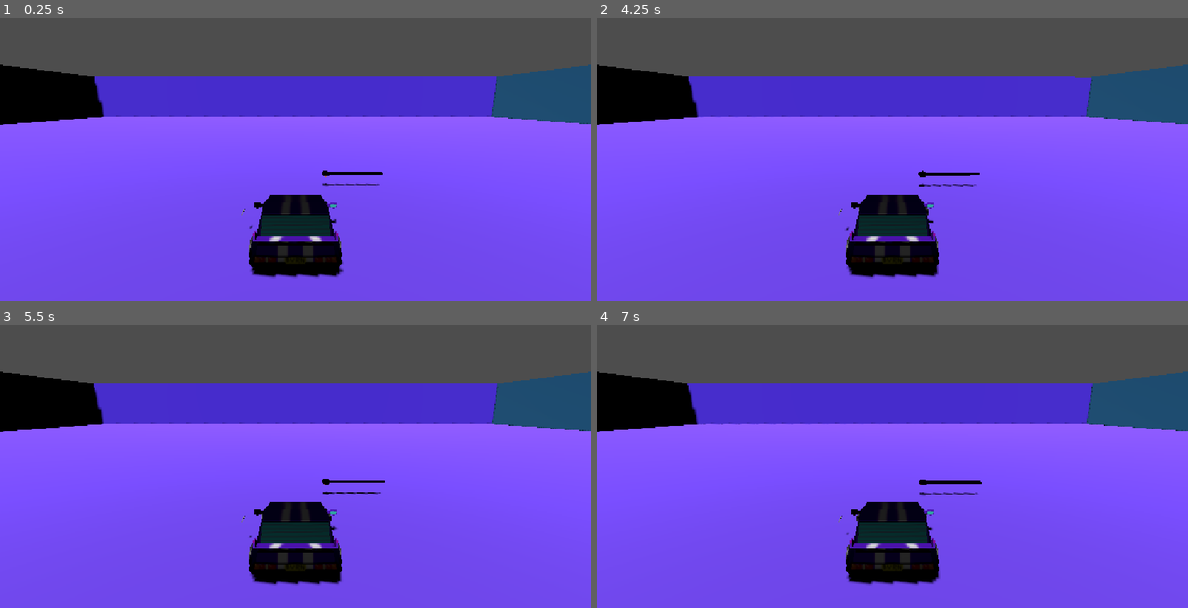
Above: before the commit, frames 1-4 (two rows, left to right).
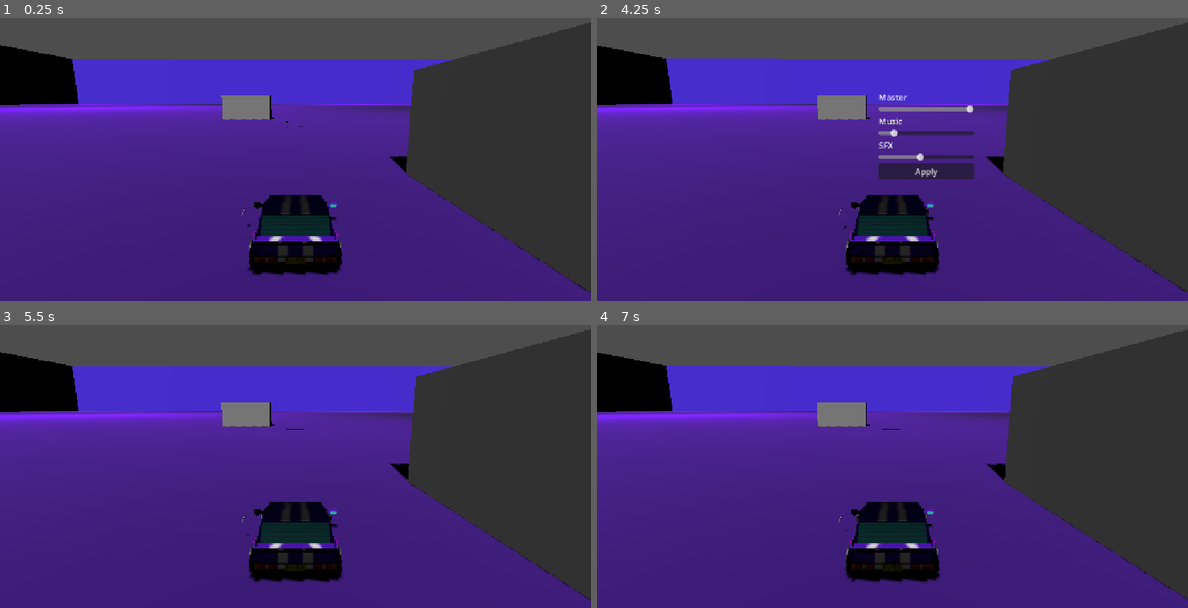
Above: after the commit, the same moments.

Repository: alchengan/cig-lighter
Game: Godot game, scene res://levels/minh_tests.tscn
Same seed, same stepped clock (60 frames per second), same inputs: the game is played once before the commit and once after it. Before the commit the project starts from res://levels/match_test.tscn.
Inputs (mouse positions are in pixels of both pictures, inside the frame that each line leads up to):
- Up to frame 1 (0.25 s): no input
- Up to frame 2 (4.25 s): tap Enter at 0.5, 2, 3.5 s; hold D (turn_right) 0.53-1.28 s; tap Space (drift) at 0.6, 1.25, 2.1, 2.75, 3.6 s; hold , (brake) 1.28-2.03 s; tap . (gas) at 1.35, 2.85 s; hold D (turn_right) 2.03-3.53 s; hold A (turn_left) from 3.53 s (still down); tap Escape (pause_menu, bound only after the commit) at 4.15 s
- Up to frame 3 (5.5 s): release A (turn_left) at 4.25 s; click (330, 477) at 4.25 s, where only the run after the commit has a clickable "Apply"; tap Space (drift) at 5 s; hold A (turn_left) from 5.03 s (still down); tap . (gas) at 5.1 s
- Up to frame 4 (7 s): release A (turn_left) at 5.78 s; hold , (brake) 5.78-6.53 s; tap Space (drift) at 5.85 s; hold D (turn_right) from 6.53 s (still down); tap . (gas) at 6.6 s

The runs differ from the first frame. In frame 1, 77% of the frame differs, in the area x 0-100%, y 1-100%; in frame 2, 77%; in frame 3, 77%; in frame 4, 77%.

Commit message:
audio menu and music

Diff:
--- /dev/null
+++ b/default_bus_layout.tres
@@ -0,0 +1,15 @@
+[gd_resource type="AudioBusLayout" format=3 uid="uid://b6y7amwyg0qny"]
+
+[resource]
+bus/1/name = &"Music"
+bus/1/solo = false
+bus/1/mute = false
+bus/1/bypass_fx = false
+bus/1/volume_db = -17.664513
+bus/1/send = &"Master"
+bus/2/name = &"Sfx"
+bus/2/solo = false
+bus/2/mute = false
+bus/2/bypass_fx = false
+bus/2/volume_db = -7.268511
+bus/2/send = &"Master"
--- /dev/null
+++ b/levels/minh_tests.tscn
@@ -0,0 +1,207 @@
+[gd_scene format=3 uid="uid://dc1c1v4plynsb"]
+
+[ext_resource type="PackedScene" uid="uid://bon0bkbwo01g5" path="res://objects/car/car.tscn" id="1_rpakr"]
+[ext_resource type="PackedScene" uid="uid://ck1bugsg77tfu" path="res://objects/match/match.tscn" id="2_ngkyx"]
+[ext_resource type="PackedScene" uid="uid://bcv4nmss65xkl" path="res://objects/AudioManager/AudioManager.tscn" id="3_biqry"]
+[ext_resource type="PackedScene" uid="uid://bjdr0nookbep3" path="res://objects/UI/OptionsMenu.tscn" id="4_agfwj"]
+
+[sub_resource type="PlaceholderTexture2D" id="PlaceholderTexture2D_11b2j"]
+
+[sub_resource type="StandardMaterial3D" id="StandardMaterial3D_7dm0k"]
+albedo_color = Color(0.4627451, 0.2784314, 1, 1)
+albedo_texture = SubResource("PlaceholderTexture2D_11b2j")
+
+[sub_resource type="PlaneMesh" id="PlaneMesh_galnl"]
+
+[sub_resource type="BoxMesh" id="BoxMesh_fhr6u"]
+
+[sub_resource type="StandardMaterial3D" id="StandardMaterial3D_ic460"]
+albedo_color = Color(0.33333334, 0.19215687, 1, 1)
+
+[sub_resource type="BoxShape3D" id="BoxShape3D_o66vy"]
+size = Vector3(100, 10, 1)
+
+[sub_resource type="StandardMaterial3D" id="StandardMaterial3D_3ojeb"]
+albedo_color = Color(0.18431373, 0.101960786, 1, 1)
+
+[sub_resource type="StandardMaterial3D" id="StandardMaterial3D_t4vij"]
+albedo_color = Color(0.7921569, 0.12156863, 1, 1)
+
+[sub_resource type="StandardMaterial3D" id="StandardMaterial3D_11b2j"]
+albedo_color = Color(0.2901961, 0.69411767, 1, 1)
+
+[sub_resource type="BoxMesh" id="BoxMesh_o66vy"]
+size = Vector3(0.25, 0.5, 1)
+
+[sub_resource type="BoxShape3D" id="BoxShape3D_ic460"]
+size = Vector3(0.25, 0.5, 1)
+
+[node name="Main" type="Node3D" unique_id=2064073299]
+
+[node name="DirectionalLight3D" type="DirectionalLight3D" parent="." unique_id=1324630724]
+transform = Transform3D(-0.9851093, -0.13802767, 0.10250839, 0, 0.59622484, 0.80281746, -0.17192908, 0.790863, -0.5873467, 0, 0, 0)
+shadow_enabled = true
+
+[node name="WallsFloor" type="Node3D" parent="." unique_id=1575137693]
+transform = Transform3D(10, 0, 0, 0, 10, 0, 0, 0, 10, 0, 0, 0)
+
+[node name="Floor" type="Node3D" parent="WallsFloor" unique_id=304250979]
+transform = Transform3D(50, 0, 0, 0, 50, 0, 0, 0, 50, 0, 0, 0)
+
+[node name="MeshInstance3D" type="MeshInstance3D" parent="WallsFloor/Floor" unique_id=333834283]
+material_override = SubResource("StandardMaterial3D_7dm0k")
+mesh = SubResource("PlaneMesh_galnl")
+
+[node name="Wall" type="StaticBody3D" parent="WallsFloor" unique_id=2008469633]
+transform = Transform3D(1, 0, 0, 0, 1, 0, 0, 0, 1, 0, 5, 50.5)
+
+[node name="MeshInstance3D" type="MeshInstance3D" parent="WallsFloor/Wall" unique_id=403641282]
+transform = Transform3D(100, 0, 0, 0, 10, 0, 0, 0, 1, 0, 0, 0)
+mesh = SubResource("BoxMesh_fhr6u")
+surface_material_override/0 = SubResource("StandardMaterial3D_ic460")
+
+[node name="CollisionShape3D" type="CollisionShape3D" parent="WallsFloor/Wall" unique_id=1807400043]
+shape = SubResource("BoxShape3D_o66vy")
+
+[node name="Wall2" type="StaticBody3D" parent="WallsFloor" unique_id=235178886]
+transform = Transform3D(1, 0, 0, 0, 1, 0, 0, 0, 1, 0, 5, -50.5)
+
+[node name="MeshInstance3D" type="MeshInstance3D" parent="WallsFloor/Wall2" unique_id=269701346]
+transform = Transform3D(100, 0, 0, 0, 10, 0, 0, 0, 1, 0, 0, 0)
+mesh = SubResource("BoxMesh_fhr6u")
+surface_material_override/0 = SubResource("StandardMaterial3D_3ojeb")
+
+[node name="CollisionShape3D" type="CollisionShape3D" parent="WallsFloor/Wall2" unique_id=317204108]
+shape = SubResource("BoxShape3D_o66vy")
+
+[node name="Wall3" type="StaticBody3D" parent="WallsFloor" unique_id=337219085]
+transform = Transform3D(-4.371139e-08, 0, -1, 0, 1, 0, 1, 0, -4.371139e-08, 50.5, 5, 0)
+
+[node name="MeshInstance3D" type="MeshInstance3D" parent="WallsFloor/Wall3" unique_id=1451026025]
+transform = Transform3D(100, 0, 0, 0, 10, 0, 0, 0, 1, 0, 0, 0)
+mesh = SubResource("BoxMesh_fhr6u")
+surface_material_override/0 = SubResource("StandardMaterial3D_t4vij")
+
+[node name="CollisionShape3D" type="CollisionShape3D" parent="WallsFloor/Wall3" unique_id=173271296]
+shape = SubResource("BoxShape3D_o66vy")
+
+[node name="Wall4" type="StaticBody3D" parent="WallsFloor" unique_id=406716741]
+transform = Transform3D(-4.371139e-08, 0, -1, 0, 1, 0, 1, 0, -4.371139e-08, -50.5, 5, 0)
+
+[node name="MeshInstance3D" type="MeshInstance3D" parent="WallsFloor/Wall4" unique_id=2075466512]
+transform = Transform3D(100, 0, 0, 0, 10, 0, 0, 0, 1, 0, 0, 0)
+mesh = SubResource("BoxMesh_fhr6u")
+surface_material_override/0 = SubResource("StandardMaterial3D_11b2j")
+
+[node name="CollisionShape3D" type="CollisionShape3D" parent="WallsFloor/Wall4" unique_id=1444682624]
+shape = SubResource("BoxShape3D_o66vy")
+
+[node name="Rock" type="StaticBody3D" parent="WallsFloor" unique_id=1475230517]
+transform = Transform3D(1, 0, 0, 0, 1, 0, 0, 0, 1, -0.675, 0.25, 0)
+
+[node name="MeshInstance3D" type="MeshInstance3D" parent="WallsFloor/Rock" unique_id=444536416]
+mesh = SubResource("BoxMesh_o66vy")
+
+[node name="CollisionShape3D" type="CollisionShape3D" parent="WallsFloor/Rock" unique_id=525972764]
+shape = SubResource("BoxShape3D_ic460")
+
+[node name="Rock2" type="StaticBody3D" parent="WallsFloor" unique_id=285375691]
+transform = Transform3D(0.8660254, 0, -0.5, 0, 1, 0, 0.5, 0, 0.8660254, -0.675, 0.25, -3.375)
+
+[node name="MeshInstance3D" type="MeshInstance3D" parent="WallsFloor/Rock2" unique_id=658008677]
+mesh = SubResource("BoxMesh_o66vy")
+
+[node name="CollisionShape3D" type="CollisionShape3D" parent="WallsFloor/Rock2" unique_id=1061295092]
+shape = SubResource("BoxShape3D_ic460")
+
+[node name="Rock3" type="StaticBody3D" parent="WallsFloor" unique_id=1392026382]
+transform = Transform3D(-0.50000006, 0, -0.8660254, 0, 1, 0, 0.8660254, 0, -0.50000006, 1.35, 0.25, -1.775)
+
+[node name="MeshInstance3D" type="MeshInstance3D" parent="WallsFloor/Rock3" unique_id=1667594835]
+mesh = SubResource("BoxMesh_o66vy")
+
+[node name="CollisionShape3D" type="CollisionShape3D" parent="WallsFloor/Rock3" unique_id=812006748]
+shape = SubResource("BoxShape3D_ic460")
+
+[node name="Rock4" type="StaticBody3D" parent="WallsFloor" unique_id=1348353900]
+transform = Transform3D(0.258819, 0, -0.9659259, 0, 1, 0, 0.9659259, 0, 0.258819, 3.95, 0.25, 0.85)
+
+[node name="MeshInstance3D" type="MeshInstance3D" parent="WallsFloor/Rock4" unique_id=164231421]
+mesh = SubResource("BoxMesh_o66vy")
+
+[node name="CollisionShape3D" type="CollisionShape3D" parent="WallsFloor/Rock4" unique_id=1189611565]
+shape = SubResource("BoxShape3D_ic460")
+
+[node name="Rock5" type="StaticBody3D" parent="WallsFloor" unique_id=1659762604]
+transform = Transform3D(-0.5, 0, -0.86602527, 0, 1, 0, 0.86602527, 0, -0.5, 3.95, 0.25, -7.500001)
+
+[node name="MeshInstance3D" type="MeshInstance3D" parent="WallsFloor/Rock5" unique_id=314216096]
+mesh = SubResource("BoxMesh_o66vy")
+
+[node name="CollisionShape3D" type="CollisionShape3D" parent="WallsFloor/Rock5" unique_id=1417631549]
+shape = SubResource("BoxShape3D_ic460")
+
+[node name="Rock6" type="StaticBody3D" parent="WallsFloor" unique_id=346371352]
+transform = Transform3D(-0.8660254, 0, -0.49999985, 0, 1, 0, 0.49999985, 0, -0.8660254, -4.5750003, 0.25, -4.450001)
+
+[node name="MeshInstance3D" type="MeshInstance3D" parent="WallsFloor/Rock6" unique_id=1509993456]
+mesh = SubResource("BoxMesh_o66vy")
+
+[node name="CollisionShape3D" type="CollisionShape3D" parent="WallsFloor/Rock6" unique_id=1879269198]
+shape = SubResource("BoxShape3D_ic460")
+
+[node name="Rock7" type="StaticBody3D" parent="WallsFloor" unique_id=2093269247]
+transform = Transform3D(0.25881886, 0, -0.9659257, 0, 1, 0, 0.9659257, 0, 0.25881886, -4.5750003, 0.25, 6.0999994)
+
+[node name="MeshInstance3D" type="MeshInstance3D" parent="WallsFloor/Rock7" unique_id=1622665173]
+mesh = SubResource("BoxMesh_o66vy")
+
+[node name="CollisionShape3D" type="CollisionShape3D" parent="WallsFloor/Rock7" unique_id=1679194940]
+shape = SubResource("BoxShape3D_ic460")
+
+[node name="Rock8" type="StaticBody3D" parent="WallsFloor" unique_id=671236524]
+transform = Transform3D(2.1457667e-07, 0, 0.99999964, 0, 1, 0, -0.99999964, 0, 2.1457667e-07, 1.0249996, 0.25, 4.1249995)
+
+[node name="MeshInstance3D" type="MeshInstance3D" parent="WallsFloor/Rock8" unique_id=2015863357]
+mesh = SubResource("BoxMesh_o66vy")
+
+[node name="CollisionShape3D" type="CollisionShape3D" parent="WallsFloor/Rock8" unique_id=643192540]
+shape = SubResource("BoxShape3D_ic460")
+
+[node name="Rock9" type="StaticBody3D" parent="WallsFloor" unique_id=1402265564]
+transform = Transform3D(0.2588192, 0, 0.96592534, 0, 1, 0, -0.96592534, 0, 0.2588192, -3.6000004, 0.25, 2.4499996)
+
+[node name="MeshInstance3D" type="MeshInstance3D" parent="WallsFloor/Rock9" unique_id=1055841863]
+mesh = SubResource("BoxMesh_o66vy")
+
+[node name="CollisionShape3D" type="CollisionShape3D" parent="WallsFloor/Rock9" unique_id=85511698]
+shape = SubResource("BoxShape3D_ic460")
+
+[node name="Rock10" type="StaticBody3D" parent="WallsFloor" unique_id=507266851]
+transform = Transform3D(0.70710665, 0, 0.70710623, 0, 1, 0, -0.70710623, 0, 0.70710665, 5.6499996, 0.25, -1.4000005)
+
+[node name="MeshInstance3D" type="MeshInstance3D" parent="WallsFloor/Rock10" unique_id=1521445050]
+mesh = SubResource("BoxMesh_o66vy")
+
+[node name="CollisionShape3D" type="CollisionShape3D" parent="WallsFloor/Rock10" unique_id=1806072175]
+shape = SubResource("BoxShape3D_ic460")
+
+[node name="Car" parent="." unique_id=94223461 instance=ExtResource("1_rpakr")]
+
+[node name="SkidMarkParent" type="Node3D" parent="." unique_id=2130319808]
+
+[node name="Match" parent="." unique_id=1972445050 instance=ExtResource("2_ngkyx")]
+transform = Transform3D(1, 0, 0, 0, 1, 0, 0, 0, 1, 0, 0.7, 26)
+
+[node name="AudioManager" parent="." unique_id=156933036 instance=ExtResource("3_biqry")]
+
+[node name="CanvasLayer" type="CanvasLayer" parent="." unique_id=207590033]
+
+[node name="OptionsMenu" parent="CanvasLayer" unique_id=1325450302 instance=ExtResource("4_agfwj")]
+
+[editable path="Car"]
+[editable path="Car/86Parent/86"]
+[editable path="Car/86Parent/86/WheelFrontRightParent/WheelParent"]
+[editable path="Car/86Parent/86/WheelFrontLeftParent/WheelParent"]
+[editable path="Car/86Parent/86/WheelBackRight"]
+[editable path="Car/86Parent/86/WheelBackLeft"]
--- /dev/null
+++ b/objects/AudioManager/AudioManager.tscn
@@ -0,0 +1,13 @@
+[gd_scene format=3 uid="uid://bcv4nmss65xkl"]
+
+[ext_resource type="AudioStream" uid="uid://batr651uiblmo" path="res://audio/dragracing.ogg" id="1_62t3i"]
+[ext_resource type="Script" uid="uid://ke2gojbkj0d2" path="res://objects/AudioManager/audio_manager.gd" id="1_cvson"]
+
+[node name="AudioManager" type="Node" unique_id=156933036]
+script = ExtResource("1_cvson")
+
+[node name="MusicPlayer" type="AudioStreamPlayer" parent="." unique_id=860867218]
+process_mode = 3
+stream = ExtResource("1_62t3i")
+autoplay = true
+bus = &"Music"
--- /dev/null
+++ b/objects/AudioManager/audio_manager.gd
@@ -0,0 +1,13 @@
+extends Node
+
+@onready var music_player := $MusicPlayer
+
+func play_music(music: AudioStream) -> void:
+	if music_player.playing:
+		return
+
+	music_player.stream = music
+	music_player.play()
+
+func stop_music() -> void:
+	music_player.stop()
--- /dev/null
+++ b/objects/UI/OptionsMenu.tscn
@@ -0,0 +1,86 @@
+[gd_scene format=3 uid="uid://bjdr0nookbep3"]
+
+[ext_resource type="Script" uid="uid://byfoykh4ysupm" path="res://objects/UI/options_menu.gd" id="1_5sx20"]
+[ext_resource type="Script" uid="uid://ui0do5ixwuba" path="res://objects/UI/audio_options.gd" id="2_iop2d"]
+
+[node name="OptionsMenu" type="Control" unique_id=1325450302]
+visible = false
+layout_mode = 3
+anchors_preset = 8
+anchor_left = 0.5
+anchor_top = 0.5
+anchor_right = 0.5
+anchor_bottom = 0.5
+grow_horizontal = 2
+grow_vertical = 2
+script = ExtResource("1_5sx20")
+
+[node name="AudioOptions" type="Control" parent="." unique_id=890730391]
+layout_mode = 1
+anchors_preset = 8
+anchor_left = 0.5
+anchor_top = 0.5
+anchor_right = 0.5
+anchor_bottom = 0.5
+offset_left = -20.0
+offset_top = -20.0
+offset_right = 20.0
+offset_bottom = 20.0
+grow_horizontal = 2
+grow_vertical = 2
+script = ExtResource("2_iop2d")
+
+[node name="VBoxContainer" type="VBoxContainer" parent="AudioOptions" unique_id=1096943253]
+layout_mode = 1
+anchors_preset = 13
+anchor_left = 0.5
+anchor_right = 0.5
+anchor_bottom = 1.0
+offset_left = -27.5
+offset_top = -48.5
+offset_right = 159.0
+offset_bottom = 48.5
+grow_horizontal = 2
+grow_vertical = 2
+
+[node name="MasterLabel" type="Label" parent="AudioOptions/VBoxContainer" unique_id=1405991351]
+layout_mode = 2
+size_flags_vertical = 3
+text = "Master"
+
+[node name="MasterSlider" type="HSlider" parent="AudioOptions/VBoxContainer" unique_id=1996676626]
+layout_mode = 2
+size_flags_vertical = 3
+max_value = 1.0
+step = 0.01
+
+[node name="MusicLabel" type="Label" parent="AudioOptions/VBoxContainer" unique_id=766637570]
+layout_mode = 2
+size_flags_vertical = 3
+text = "Music"
+
+[node name="MusicSlider" type="HSlider" parent="AudioOptions/VBoxContainer" unique_id=1607872417]
+layout_mode = 2
+size_flags_vertical = 3
+max_value = 1.0
+step = 0.01
+
+[node name="SFXLabel" type="Label" parent="AudioOptions/VBoxContainer" unique_id=1057888389]
+layout_mode = 2
+size_flags_vertical = 3
+text = "SFX"
+
+[node name="SFXSlider" type="HSlider" parent="AudioOptions/VBoxContainer" unique_id=69826856]
+layout_mode = 2
+size_flags_vertical = 3
+max_value = 1.0
+step = 0.01
+
+[node name="Confirm" type="Button" parent="AudioOptions/VBoxContainer" unique_id=349994306]
+layout_mode = 2
+text = "Apply"
+
+[connection signal="mouse_exited" from="AudioOptions/VBoxContainer/MasterSlider" to="AudioOptions" method="_on_master_slider_mouse_exited"]
+[connection signal="mouse_exited" from="AudioOptions/VBoxContainer/MusicSlider" to="AudioOptions" method="_on_music_slider_mouse_exited"]
+[connection signal="mouse_exited" from="AudioOptions/VBoxContainer/SFXSlider" to="AudioOptions" method="_on_sfx_slider_mouse_exited"]
+[connection signal="pressed" from="AudioOptions/VBoxContainer/Confirm" to="." method="_on_confirm_pressed"]
--- /dev/null
+++ b/objects/UI/audio_options.gd
@@ -0,0 +1,46 @@
+extends Control
+
+@onready var master_slider := $VBoxContainer/MasterSlider
+@onready var music_slider := $VBoxContainer/MusicSlider
+@onready var sfx_slider := $VBoxContainer/SFXSlider
+
+# Called when the node enters the scene tree for the first time.
+func _ready() -> void:
+	master_slider.value = get_bus_volume("Master")
+	music_slider.value = get_bus_volume("Music")
+	sfx_slider.value = get_bus_volume("Sfx")
+
+	master_slider.value_changed.connect(_on_master_changed)
+	music_slider.value_changed.connect(_on_music_changed)
+	sfx_slider.value_changed.connect(_on_sfx_changed)
+
+func get_bus_volume(bus_name: String) -> float:
+	var index := AudioServer.get_bus_index(bus_name)
+
+	if AudioServer.is_bus_mute(index):
+		return 0.0
+
+	return db_to_linear(AudioServer.get_bus_volume_db(index))
+
+
+func set_bus_volume(bus_name: String, volume: float) -> void:
+	var index := AudioServer.get_bus_index(bus_name)
+
+	AudioServer.set_bus_mute(index, volume <= 0.0)
+
+	if volume > 0.0:
+		AudioServer.set_bus_volume_db(index, linear_to_db(volume))
+
+func _on_master_changed(value: float) -> void:
+	set_bus_volume("Master", value)
+
+func _on_music_changed(value: float) -> void:
+	set_bus_volume("Music", value)
+
+func _on_sfx_changed(value: float) -> void:
+	set_bus_volume("Sfx", value)
+
+func apply_settings() -> void:
+	set_bus_volume("Master", master_slider.value)
+	set_bus_volume("Music", music_slider.value)
+	set_bus_volume("Sfx", sfx_slider.value)
--- /dev/null
+++ b/objects/UI/options_menu.gd
@@ -0,0 +1,29 @@
+extends Control
+
+
+func _ready() -> void:
+	hide()
+	process_mode = Node.PROCESS_MODE_ALWAYS
+
+func _input(event: InputEvent) -> void:
+	if event.is_action_pressed("pause_menu") and not event.is_echo():
+		if visible:
+			close_menu()
+		else:
+			open_menu()
+
+		get_viewport().set_input_as_handled()
+
+
+func open_menu() -> void:
+	show()
+	get_tree().paused = true
+
+
+func close_menu() -> void:
+	hide()
+	get_tree().paused = false
+
+
+func _on_confirm_pressed() -> void:
+	close_menu()
--- a/objects/match/match.gd
+++ b/objects/match/match.gd
@@ -1,6 +1,7 @@
 extends RigidBody3D
 
 @onready var match_head := $Head
+@onready var light_sound := $LightSound
 
 @export var is_lit := false
 
@@ -23,5 +24,5 @@
 		return
 
 	is_lit = true
-
+	light_sound.play()
 	print("Match ignited")
--- a/objects/match/match.tscn
+++ b/objects/match/match.tscn
@@ -2,6 +2,7 @@
 
 [ext_resource type="Script" uid="uid://t4sfjr6a3ov7" path="res://objects/match/match.gd" id="1_7y1jj"]
 [ext_resource type="PackedScene" uid="uid://dsprvuw5eg0ti" path="res://models/match/match.glb" id="2_cgcil"]
+[ext_resource type="AudioStream" uid="uid://bdlbb7d05fl4t" path="res://audio/sfx/match_lighting/household_matches_lighting_strike_box_many_002.mp3" id="3_48fex"]
 
 [sub_resource type="BoxMesh" id="BoxMesh_u2ch8"]
 size = Vector3(2.25, 0.2, 0.2)
@@ -31,3 +32,8 @@
 [node name="CollisionShape3D" type="CollisionShape3D" parent="Head" unique_id=1860856173]
 transform = Transform3D(1, 0, 0, 0, 1, 0, 0, 0, 1, 1.2, 0, 0)
 shape = SubResource("BoxShape3D_u2ch8")
+
+[node name="LightSound" type="AudioStreamPlayer3D" parent="." unique_id=1175296138]
+transform = Transform3D(1, 0, 0, 0, 1, 0, 0, 0, 1, 1.2, 0, 0)
+stream = ExtResource("3_48fex")
+bus = &"Sfx"
--- a/project.godot
+++ b/project.godot
@@ -11,9 +11,17 @@
 [application]
 
 config/name="cig lighter"
-run/main_scene="uid://brw23fphk5q2"
+run/main_scene="uid://dc1c1v4plynsb"
 config/features=PackedStringArray("4.7", "Forward Plus")
 config/icon="res://icon.svg"
+
+[audio]
+
+buses/default_bus_layout="uid://b6y7amwyg0qny"
+
+[autoload]
+
+AudioManager="*uid://bcv4nmss65xkl"
 
 [display]
 
@@ -52,6 +60,12 @@
 "events": [Object(InputEventKey,"resource_local_to_scene":false,"resource_name":"","device":-1,"window_id":0,"alt_press …(192 unchanged characters)…
 ]
 }
+pause_menu={
+"deadzone": 0.2,
+"events": [Object(InputEventKey,"resource_local_to_scene":false,"resource_name":"","device":-1,"window_id":0,"alt_pressed":false,"shift_pressed":false,"ctrl_pressed":false,"meta_pressed":false,"pressed":false,"keycode":0,"physical_keycode":4194305,"key_label":0,"unicode":0,"location":0,"echo":false,"script":null)
+, Object(InputEventKey,"resource_local_to_scene":false,"resource_name":"","device":-1,"window_id":0,"alt_pressed":false,"shift_pressed":false,"ctrl_pressed":false,"meta_pressed":false,"pressed":false,"keycode":0,"physical_keycode":80,"key_label":0,"unicode":112,"location":0,"echo":false,"script":null)
+]
+}
 
 [physics]
 
Not shown, added: audio/dragracing.ogg.import
Not shown, added: audio/sfx/match_lighting/household_match_lighting_strike_box.mp3.import
Not shown, added: audio/sfx/match_lighting/household_matches_lighting_strike_box_many_001.mp3.import
Not shown, added: audio/sfx/match_lighting/household_matches_lighting_strike_box_many_002.mp3.import
Not shown, added: audio/sfx/match_lighting/zapsplat_household_match_strike_box_light_001_24683.mp3.import
Not shown, added: objects/AudioManager/audio_manager.gd.uid
Not shown, added: objects/UI/audio_options.gd.uid
Not shown, added: objects/UI/options_menu.gd.uid
Not shown, added: audio/dragracing.ogg
Not shown, added: audio/sfx/match_lighting/household_match_lighting_strike_box.mp3
Not shown, added: audio/sfx/match_lighting/household_matches_lighting_strike_box_many_001.mp3
Not shown, added: audio/sfx/match_lighting/household_matches_lighting_strike_box_many_002.mp3
(and 1 more such lines)
